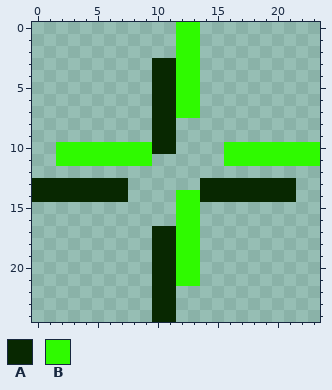
Pixel-art sprite: sublayers_common/static/img/cursors/target.png. Above: the version before the commit.
The file is 24x25 pixels.
Palette (. is transparent): A #082801  B #2ffa00
Pixels before, first column x 0:
 0 ............BB..........
 1 ............BB..........
 2 ............BB..........
 3 ..........AABB..........
 4 ..........AABB..........
 5 ..........AABB..........
 6 ..........AABB..........
 7 ..........AABB..........
 8 ..........AA............
 9 ..........AA............
10 ..BBBBBBBBAA....BBBBBBBB
11 ..BBBBBBBB......BBBBBBBB
12 ........................
13 AAAAAAAA......AAAAAAAA..
14 AAAAAAAA....BBAAAAAAAA..
15 ............BB..........
16 ............BB..........
17 ..........AABB..........
18 ..........AABB..........
19 ..........AABB..........
20 ..........AABB..........
21 ..........AABB..........
22 ..........AA............
23 ..........AA............
24 ..........AA............
Once edited:
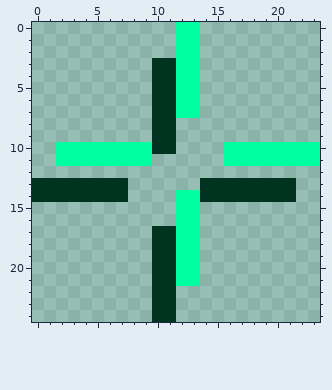
The commit says: client: заменен цвет таргета
What changed:
{"colour":"A","old":"#082801","new":"#003320"}
{"colour":"B","old":"#2ffa00","new":"#00ffa1"}
